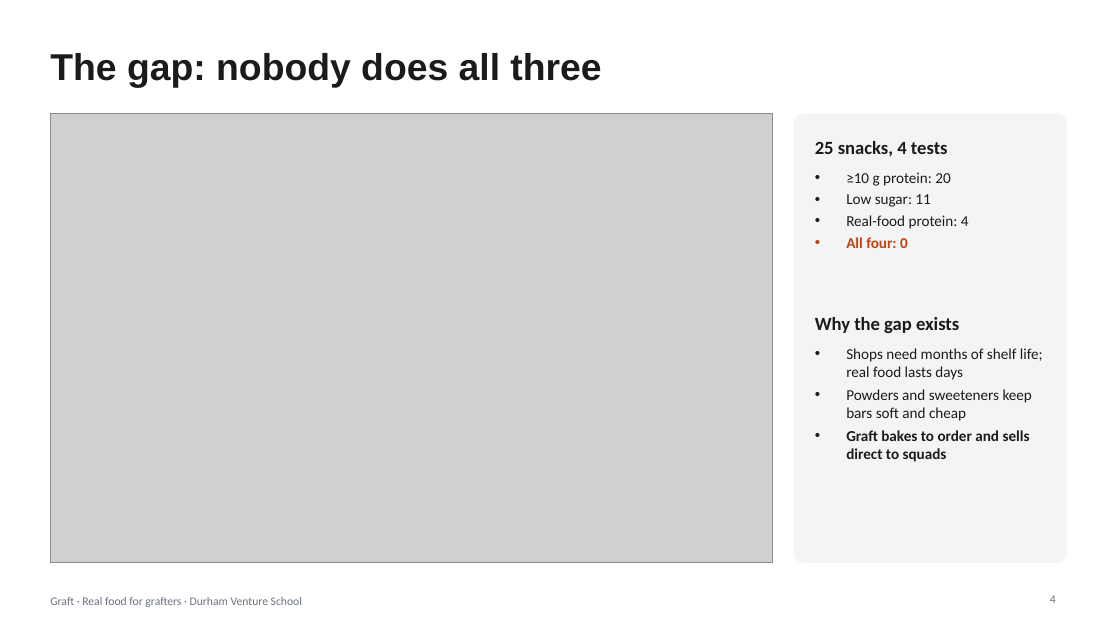
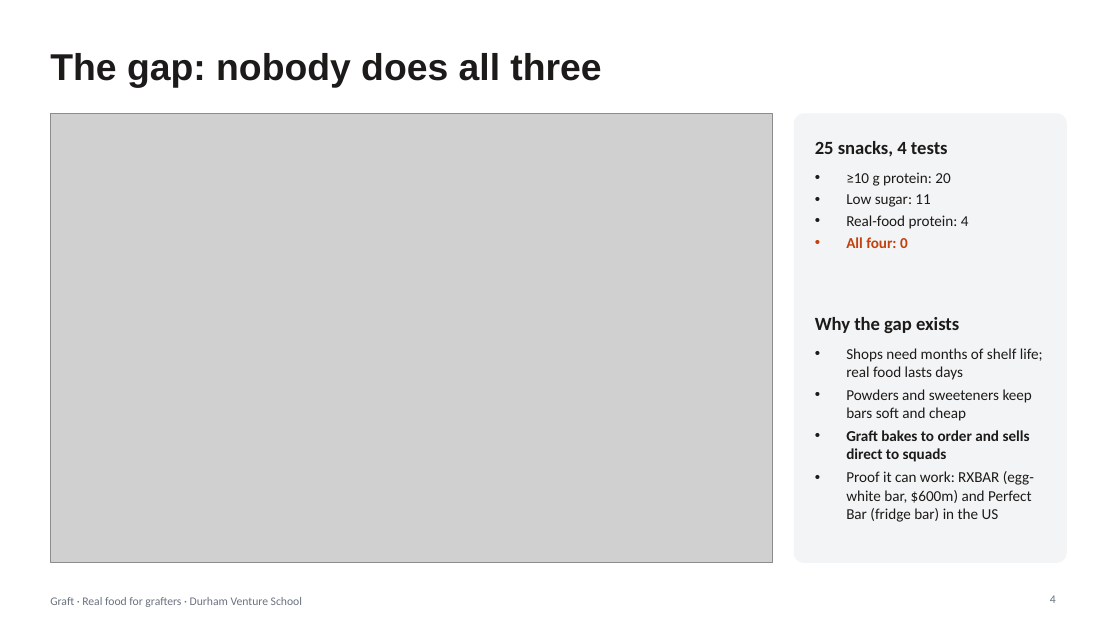
Before and after one commit to ewanh2005-alt/Ewan, a slide deck: slide 4 of 09-pitch/pitch-deck.pptx. Drawn at 1120x630 pixels with LibreOffice and Linux fonts; fonts in the diff are those of the drawing; grey boxes stand for pictures. Boxes give left, top, right and bottom in pixels: in the first picture for what was removed or moved away, otherwise in the second. Text is boxed around its words. In the diff, an @@ line names an element or a change of style, - is before the commit and + after.

```diff
--- a/09-pitch/pitch-deck.pptx
+++ b/09-pitch/pitch-deck.pptx
@@ text at (846,471,1034,522): paragraph added @@
+• Proof it can work: RXBAR (egg-white bar, $600m) and Perfect Bar (fridge bar) in the US
```
Also in this commit, not shown: 2 other slides changed, 2 other files.
